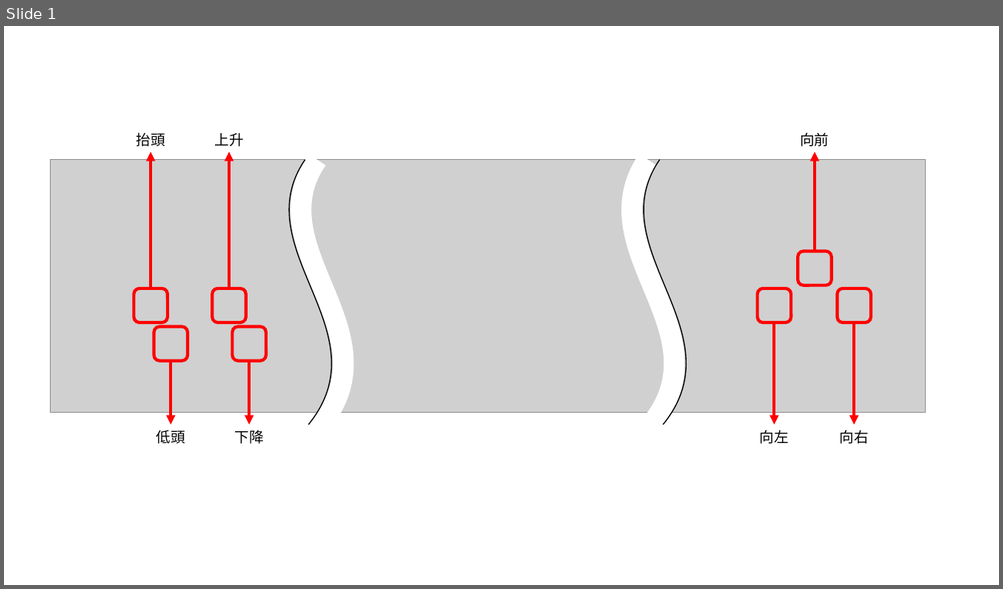
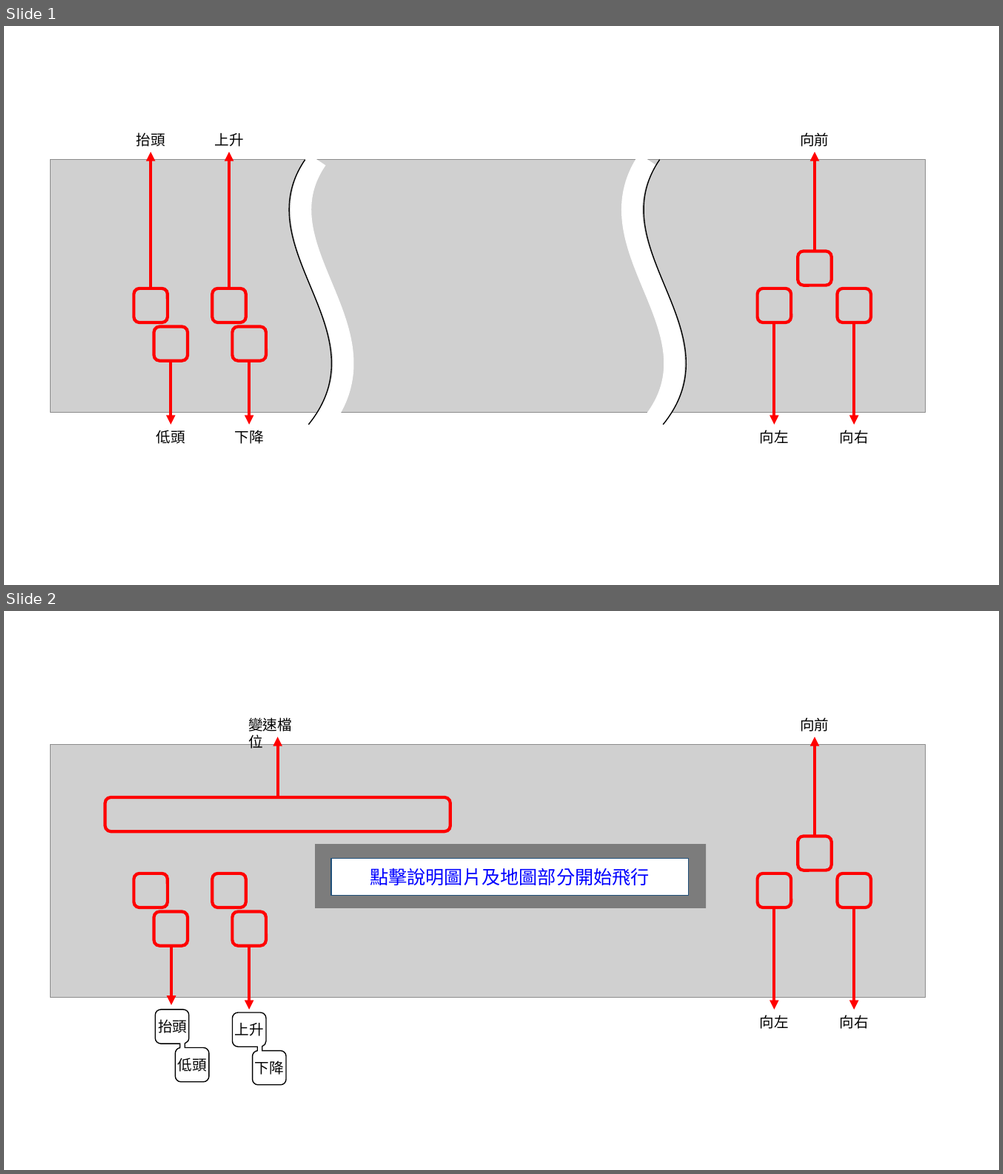
Before and after one commit to balachuang/Google-Map-Applications, a slide deck: 9_FlySimulation/images/manual.pptx. Shown one above the other, each under a label of ours: slide 1 before the commit, slides 1 and 2 after it. The pictures are 1003x589 and 1003x1174 pixels, drawn with LibreOffice and Linux fonts; fonts in the diff are those of the drawing; grey boxes stand for pictures. Boxes give left, top, right and bottom in pixels: in the first picture for what was removed or moved away, otherwise in the second. Text is boxed around its words. In the diff, an @@ line names an element or a change of style, - is before the commit and + after.

```diff
--- a/9_FlySimulation/images/manual.pptx
+++ b/9_FlySimulation/images/manual.pptx
@@ slide 2 added at [4,611,999,1170], background #FFFFFF @@
@@ text added at [248,718,292,749], 14 pt, text #000000 @@
+變速檔位
@@ text added at [800,718,828,732], 14 pt, text #000000 @@
+向前
@@ arrow added from (278, 797) to (278, 737), #FF0000 3 pt @@
@@ arrow added from (814, 836) to (814, 737), #FF0000 3 pt @@
@@ picture added at [51,744,925,998] @@
@@ rounded rectangle added at [105,797,450,832], outline #FF0000 3 pt @@
@@ rectangle added at [315,844,706,908], fill #000000 at 40% opacity @@
@@ rounded rectangle added at [798,836,831,871], outline #FF0000 3 pt @@
@@ rounded rectangle added at [134,874,168,908], outline #FF0000 3 pt @@
@@ rounded rectangle added at [212,874,246,908], outline #FF0000 3 pt @@
@@ rectangle added at [332,859,688,896], fill #FFFFFF, outline #1F4F79 1 pt, 18 pt, text #0000FF @@
+點擊說明圖片及地圖部分開始飛行
@@ rounded rectangle added at [757,874,791,908], outline #FF0000 3 pt @@
@@ rounded rectangle added at [837,874,871,908], outline #FF0000 3 pt @@
@@ rounded rectangle added at [154,911,188,946], outline #FF0000 3 pt @@
@@ rounded rectangle added at [233,911,266,946], outline #FF0000 3 pt @@
@@ arrow added from (774, 908) to (774, 1010), #FF0000 3 pt @@
@@ arrow added from (854, 908) to (854, 1010), #FF0000 3 pt @@
@@ arrow added from (171, 946) to (171, 1005), #FF0000 3 pt @@
@@ arrow added from (250, 946) to (250, 1010), #FF0000 3 pt @@
@@ freeform shape added at [156,1010,209,1082], outline #000000 1 pt @@
@@ text added at [158,1019,187,1034], 14 pt, text #000000 @@
+抬頭
@@ freeform shape added at [233,1013,286,1085], outline #000000 1 pt @@
@@ text added at [235,1023,264,1037], 14 pt, text #000000 @@
+上升
@@ text added at [760,1015,788,1029], 14 pt, text #000000 @@
+向左
@@ text added at [839,1015,868,1029], 14 pt, text #000000 @@
+向右
@@ text added at [178,1058,207,1072], 14 pt, text #000000 @@
+低頭
@@ text added at [255,1061,284,1075], 14 pt, text #000000 @@
+下降
```
Also in this commit, not shown: 4 other files.
